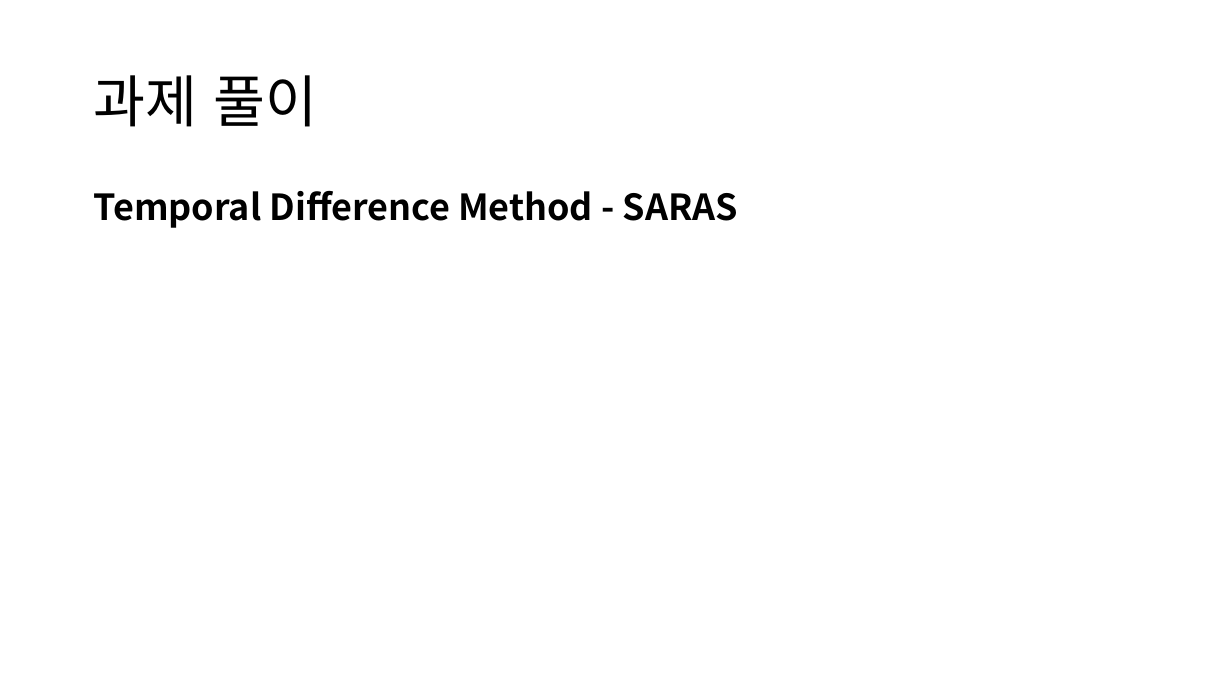
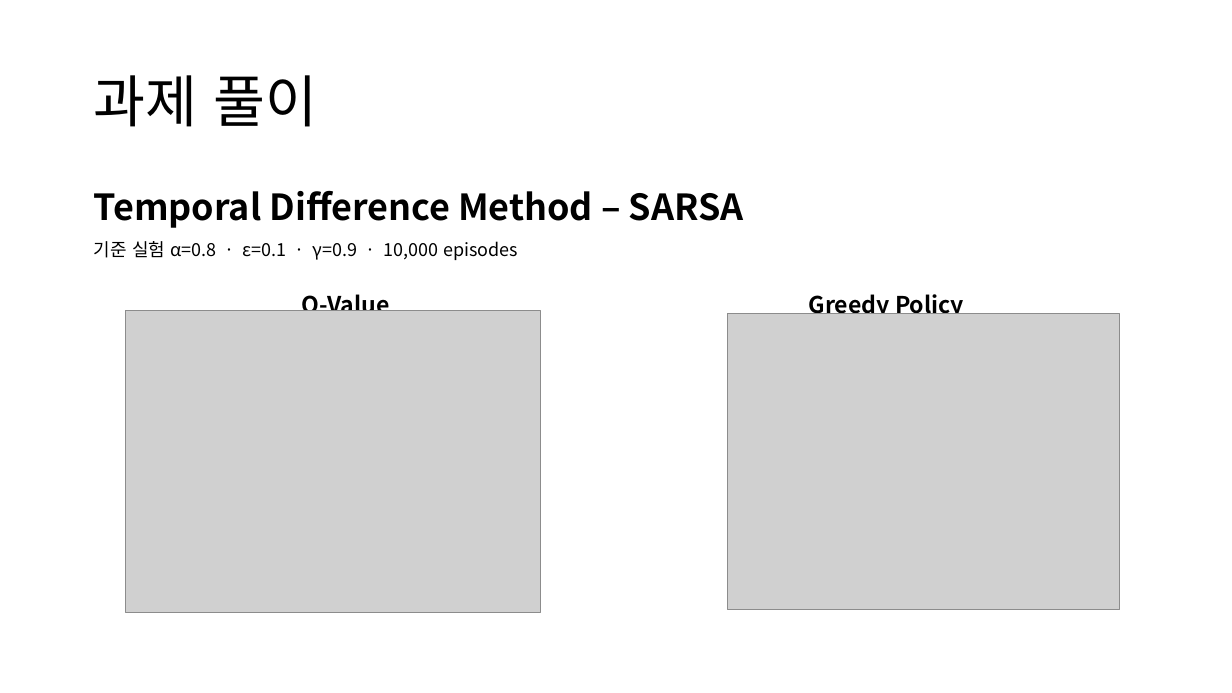
Before and after one commit to KweonTJ/Reinforcement_Learning, a slide deck: slide 4 of 7. Temporal Difference Method/7. Temporal Difference Method.pptx. Drawn at 1232x693 pixels with LibreOffice and Linux fonts; fonts in the diff are those of the drawing; grey boxes stand for pictures; background and template pictures are left out. Boxes give left, top, right and bottom in pixels: in the first picture for what was removed or moved away, otherwise in the second. Text is boxed around its words. In the diff, an @@ line names an element or a change of style, - is before the commit and + after.

```diff
--- a/7. Temporal Difference Method/7. Temporal Difference Method.pptx
+++ b/7. Temporal Difference Method/7. Temporal Difference Method.pptx
@@ text at <box>94,191,744,260</box>: text changed; size 28 to 14 pt; bold off @@
-Temporal Difference Method - SARAS
+Temporal Difference Method – SARSA
+기준 실험 α=0.8 · ε=0.1 · γ=0.9 · 10,000 episodes
@@ table added at <box>75,282,1156,357</box>, 2 rows, 2 columns @@
+Q-Value | Greedy Policy
+ | 
@@ picture added at <box>126,311,540,613</box> @@
@@ picture added at <box>728,313,1120,610</box> @@
```
Also in this commit, not shown: 4 other slides changed, 4 slides added, 39 other files.
